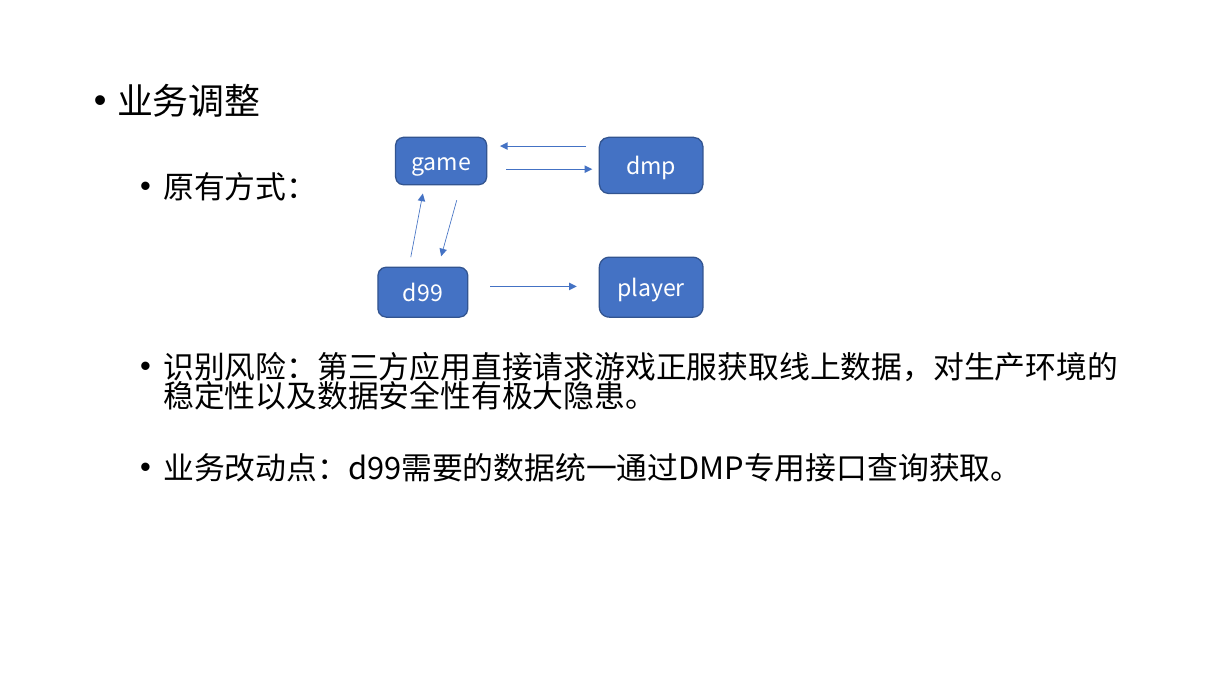
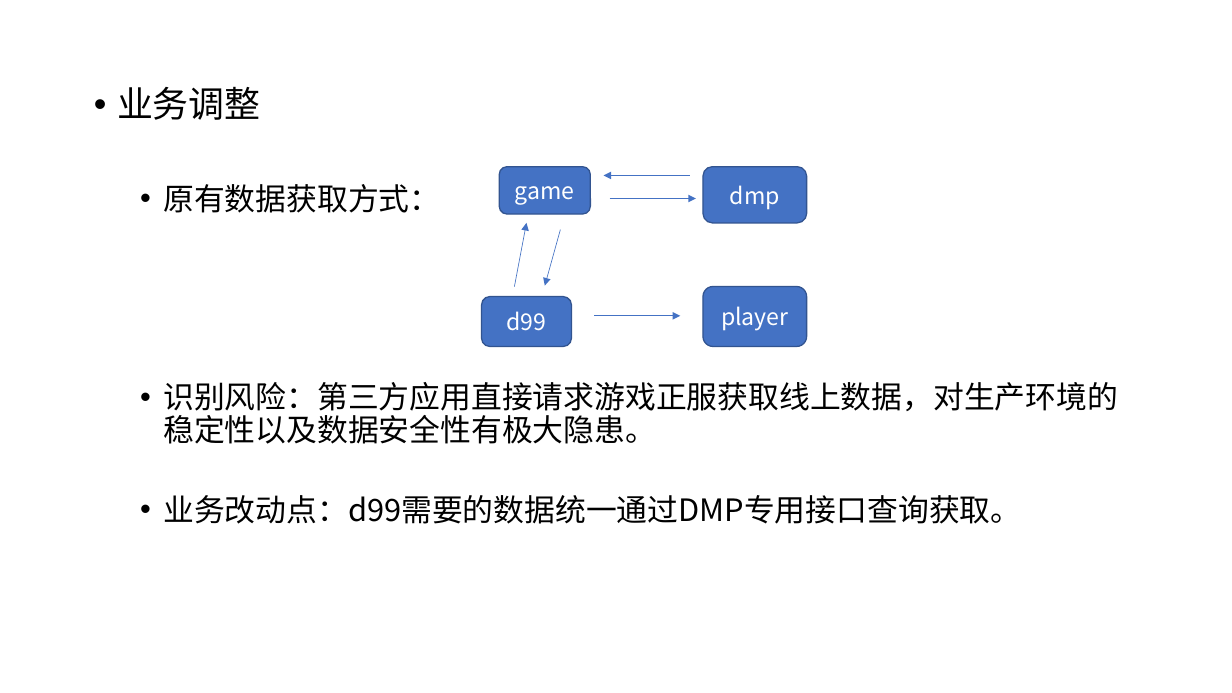
Before and after one commit to Rexixe1993/-, a slide deck: slide 4 of D99压测分享会.pptx. Drawn at 1232x693 pixels with LibreOffice and Linux fonts; fonts in the diff are those of the drawing. Boxes give left, top, right and bottom in pixels: in the first picture for what was removed or moved away, otherwise in the second. Text is boxed around its words. In the diff, an @@ line names an element or a change of style, - is before the commit and + after.

```diff
--- a/D99压测分享会.pptx
+++ b/D99压测分享会.pptx
@@ text at (117, 86, 1118, 524): line spacing 0.8 to 0.9 @@
@@ text at (163, 184, 440, 213): text changed @@
-  • 原有方式：
+  • 原有数据获取方式：
@@ 5 arrows, 4 rounded rectangles: place and size @@
-5 arrows, 4 rounded rectangles at (378, 138, 703, 317)
+5 arrows, 4 rounded rectangles at (482, 166, 807, 347)
```
Also in this commit, not shown: 10 other slides changed, 1 slide added, 1 slide removed.
